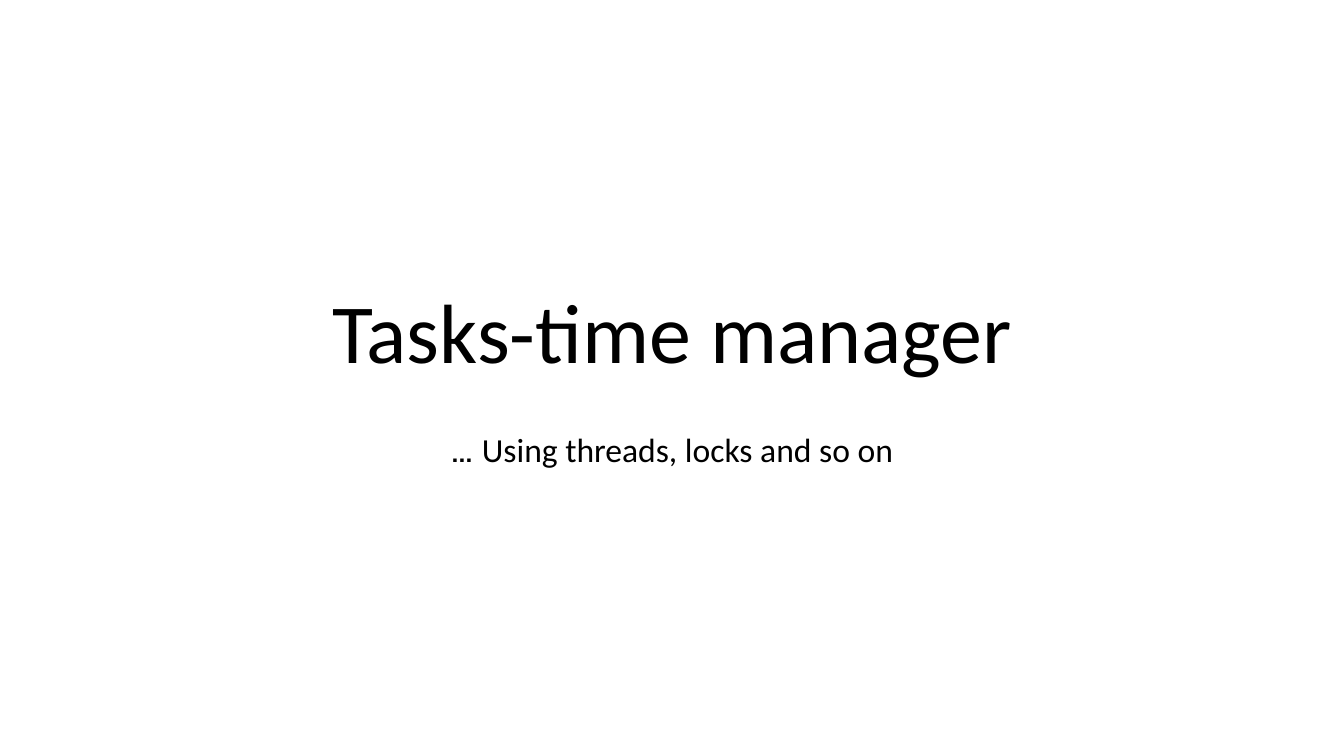
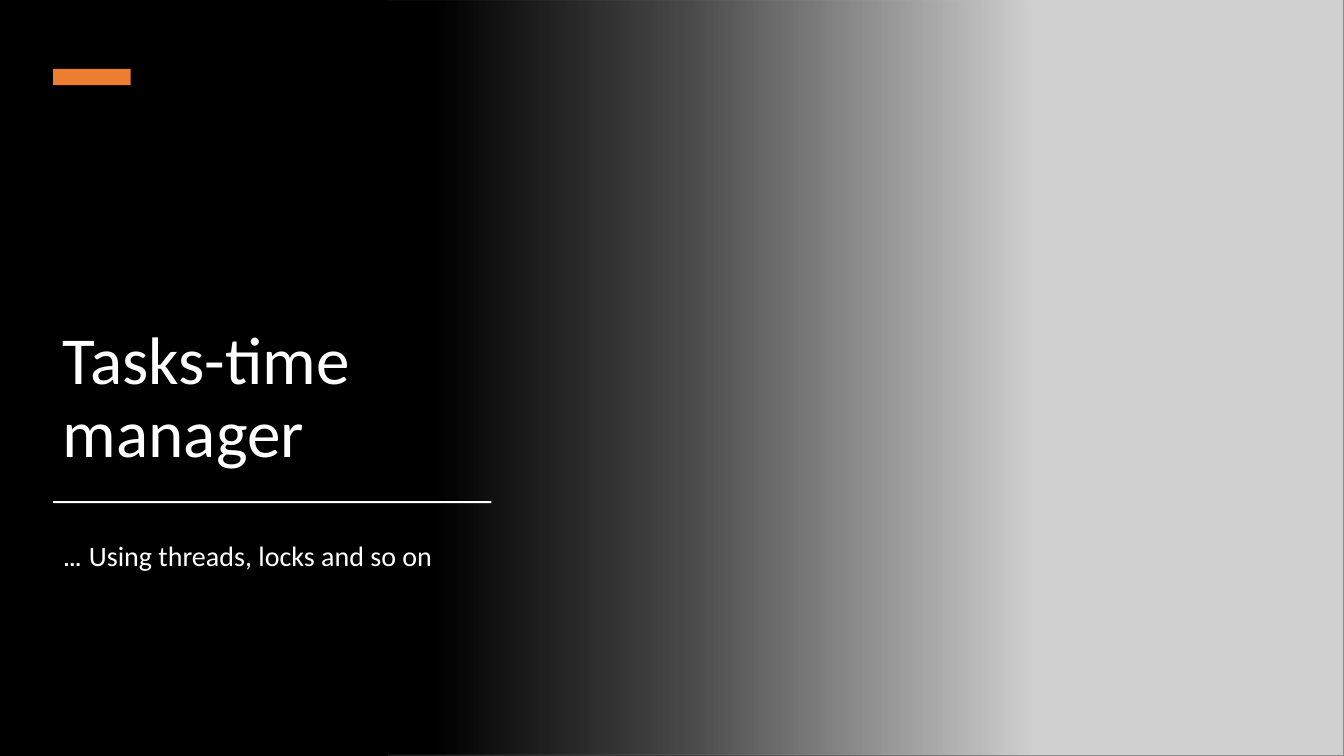
Before and after one commit to hilagithub/timeManager, a slide deck: slide 1 of src/מצגת- פרויקט.pptx. Drawn at 1344x756 pixels with LibreOffice and Linux fonts; fonts in the diff are those of the drawing; grey boxes stand for pictures. Boxes give left, top, right and bottom in pixels: in the first picture for what was removed or moved away, otherwise in the second. Text is boxed around its words. In the diff, an @@ line names an element or a change of style, - is before the commit and + after.

```diff
--- a/src/מצגת- פרויקט.pptx
+++ b/src/מצגת- פרויקט.pptx
@@ background #FFFFFF to #000000 @@
@@ rectangle added at [0, 0, 1029, 756], fill gradient #000000 @@
@@ picture added at [388, 0, 1344, 756] @@
@@ rectangle added at [53, 69, 131, 85], fill #ED7D31 @@
@@ title "Tasks-time manager": place and size @@
-title "Tasks-time manager" at [332, 304, 1012, 378]
+title "Tasks-time manager" at [63, 337, 350, 469]
@@ title "Tasks-time manager" at [63, 337, 350, 469]: size 60 to 48 pt, text colour #000000 to #FFFFFF; alignment centre to left @@
@@ rectangle added at [53, 501, 492, 503], fill #FFFFFF @@
@@ subtitle "Using threads, locks and so ...": place and size @@
-subtitle "Using threads, locks and so ..." at [482, 438, 893, 468]
+subtitle "Using threads, locks and so ..." at [89, 546, 432, 571]
@@ subtitle "Using threads, locks and so ..." at [89, 546, 432, 571]: size 24 to 20 pt, text colour #000000 to #FFFFFF; alignment centre to left @@
```
Also in this commit, not shown: 7 other slides changed, 5 slides added, 17 other files.
